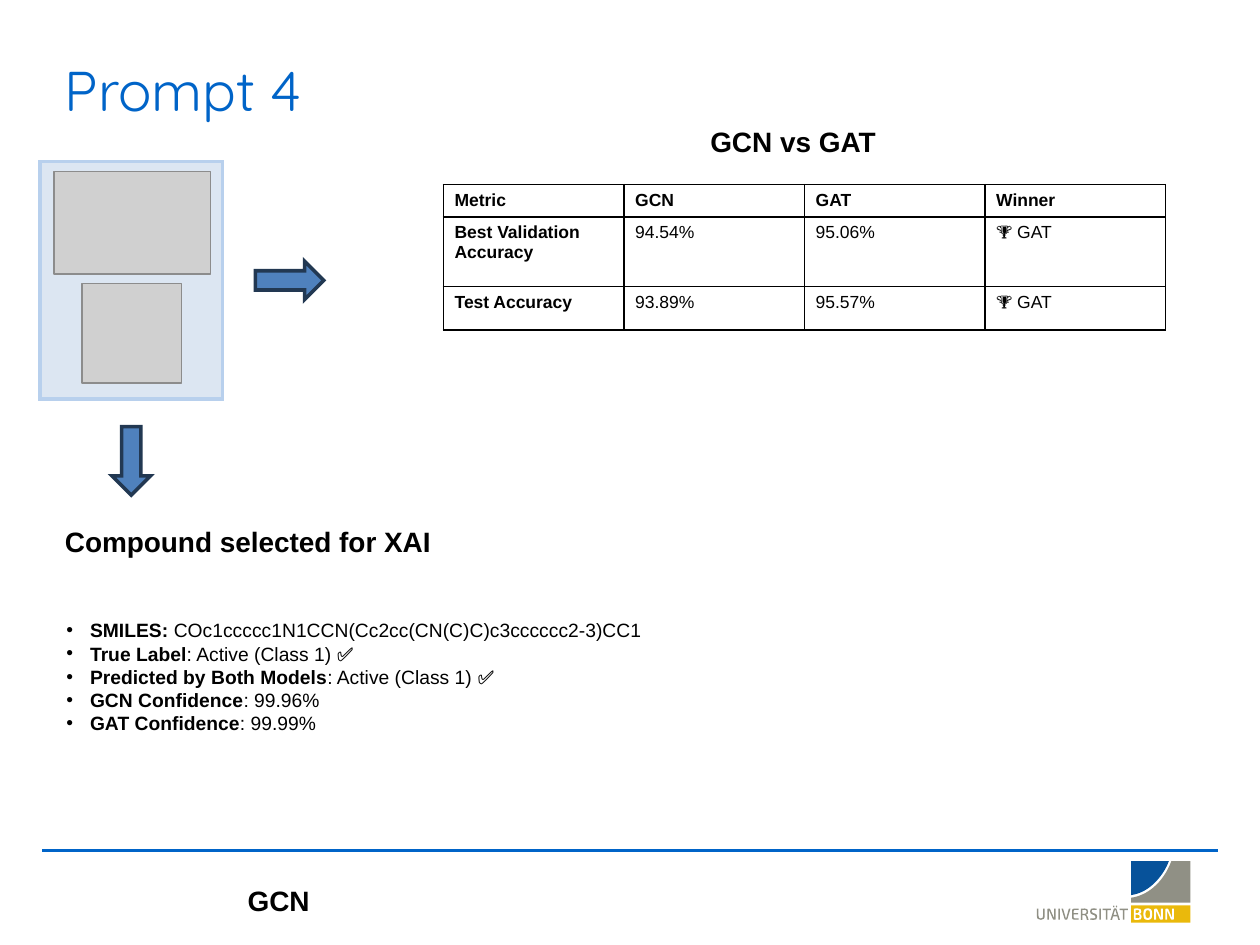
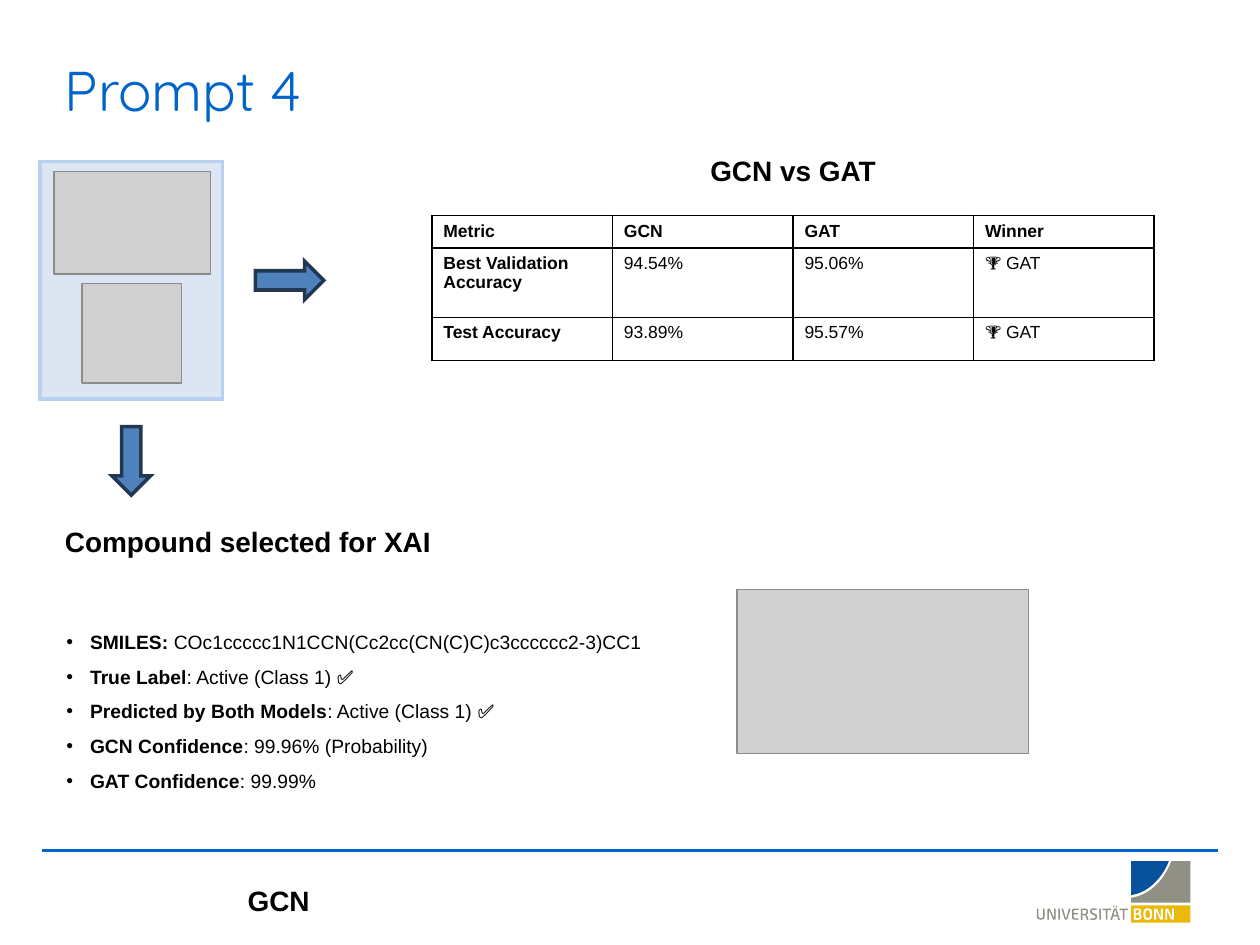
Before and after one commit to LSI-Uni-Bonn/ChemicHAL, a slide deck: slide 18 of slides/AI_Agent_Explainability.pptx (slide 17 before the commit). Drawn at 1260x945 pixels with LibreOffice and Linux fonts; fonts in the diff are those of the drawing; grey boxes stand for pictures; background and template pictures are left out. Boxes give left, top, right and bottom in pixels: in the first picture for what was removed or moved away, otherwise in the second. Text is boxed around its words. In the diff, an @@ line names an element or a change of style, - is before the commit and + after.

Commit message:
Update AI Agent Explainability slides with new workflow figure

```diff
--- a/slides/AI_Agent_Explainability.pptx
+++ b/slides/AI_Agent_Explainability.pptx
@@ text "GCN vs GAT": place and size @@
-text "GCN vs GAT" at (710, 132, 876, 153)
+text "GCN vs GAT" at (710, 161, 876, 182)
@@ table: place and size @@
-table at (444, 185, 1164, 330)
+table at (432, 215, 1153, 360)
@@ picture added at (737, 590, 1029, 753) @@
@@ text at (90, 635, 641, 789): line spacing 1 to 1.5 @@
@@ text at (90, 739, 428, 757): text changed; bold off @@
-• GCN Confidence: 99.96%
+• GCN Confidence: 99.96% (Probability)
```
Also in this commit, not shown: 10 other slides changed, 6 slides added, 1 other file.
